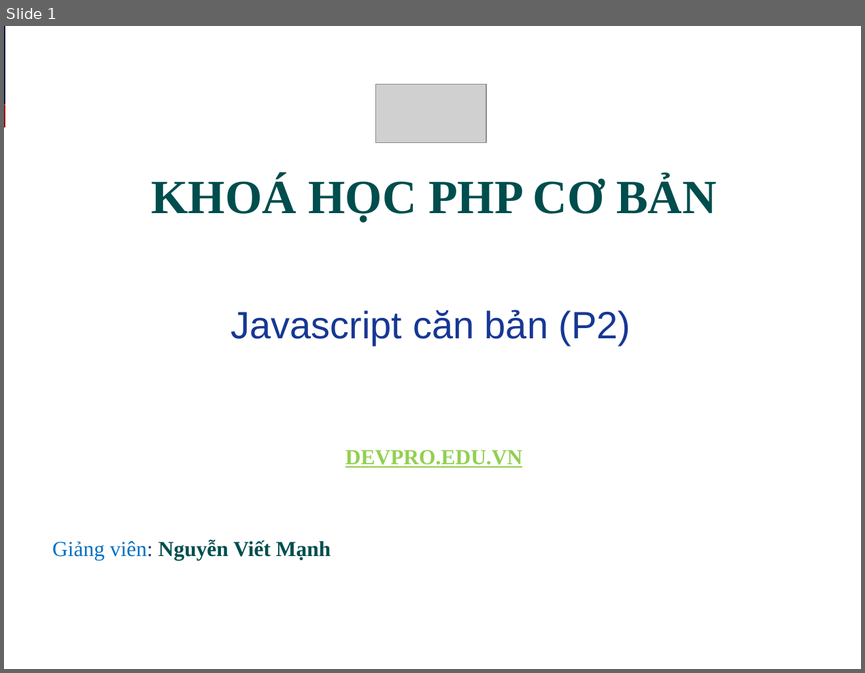
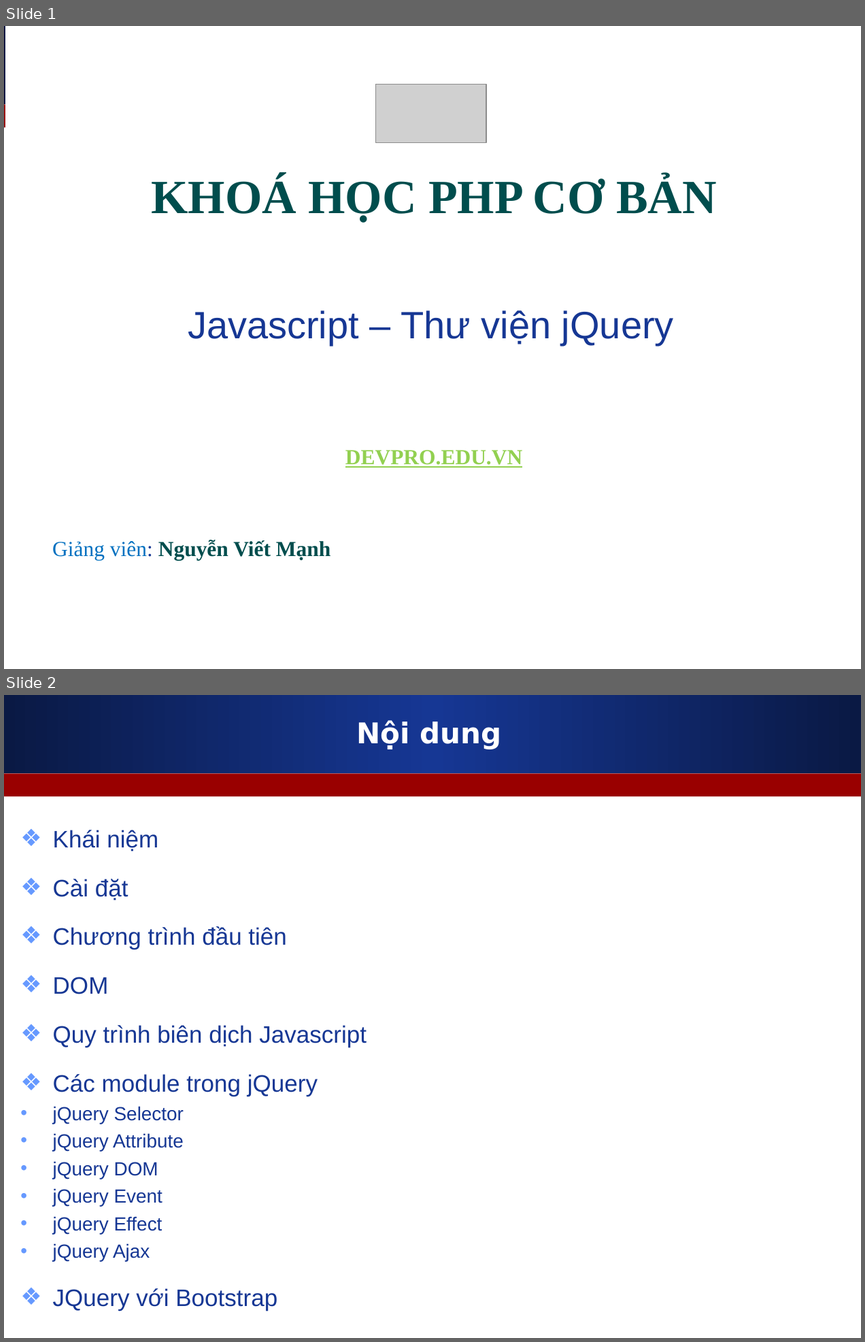
Before and after one commit to melng124/php39_devpro, a slide deck: Day8_Javascript_jQuery/Slide_bai_giang/Javascript_jQuery.ppt. Shown one above the other, each under a label of ours: slide 1 before the commit, slides 1 and 2 after it. The pictures are 865x673 and 865x1342 pixels, drawn with LibreOffice and Linux fonts; fonts in the diff are those of the drawing; grey boxes stand for pictures. Boxes give left, top, right and bottom in pixels: in the first picture for what was removed or moved away, otherwise in the second. Text is boxed around its words. In the diff, an @@ line names an element or a change of style, - is before the commit and + after.

Commit message:
slide bai giang ngay 8 - jquery

```diff
--- a/Day8_Javascript_jQuery/Slide_bai_giang/Javascript_jQuery.ppt
+++ b/Day8_Javascript_jQuery/Slide_bai_giang/Javascript_jQuery.ppt
@@ slide 2 added at box(4, 695, 861, 1338), background #FFFFFF; not listed: 2 template elements that a slide beside it also shows @@
@@ title added at box(356, 720, 501, 749), 24 pt, text #FFFFFF, bold @@
+Nội dung
@@ text added at box(53, 830, 366, 1310), 20 pt, text #163794 @@
+❖ Khái niệm
+❖ Cài đặt
+❖ Chương trình đầu tiên
+❖ DOM
+❖ Quy trình biên dịch Javascript
+❖ Các module trong jQuery
+• jQuery Selector
+• jQuery Attribute
+• jQuery DOM
+• jQuery Event
+• jQuery Effect
+• jQuery Ajax
+❖ JQuery với Bootstrap
@@ slide 1 changed as well @@
@@ text at box(188, 310, 674, 346): text changed @@
-Javascript căn bản (P2)
+Javascript – Thư viện jQuery
```
Also in this commit, not shown: 12 other slides added, 14 slides removed, 1 other file.
